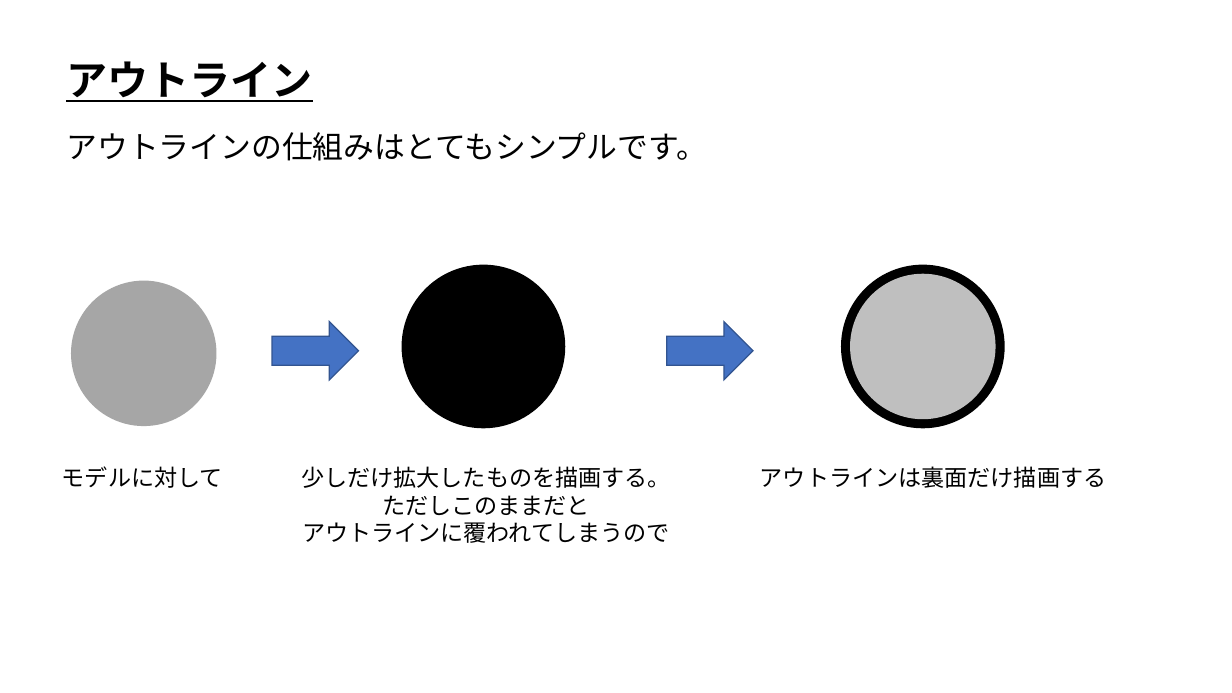
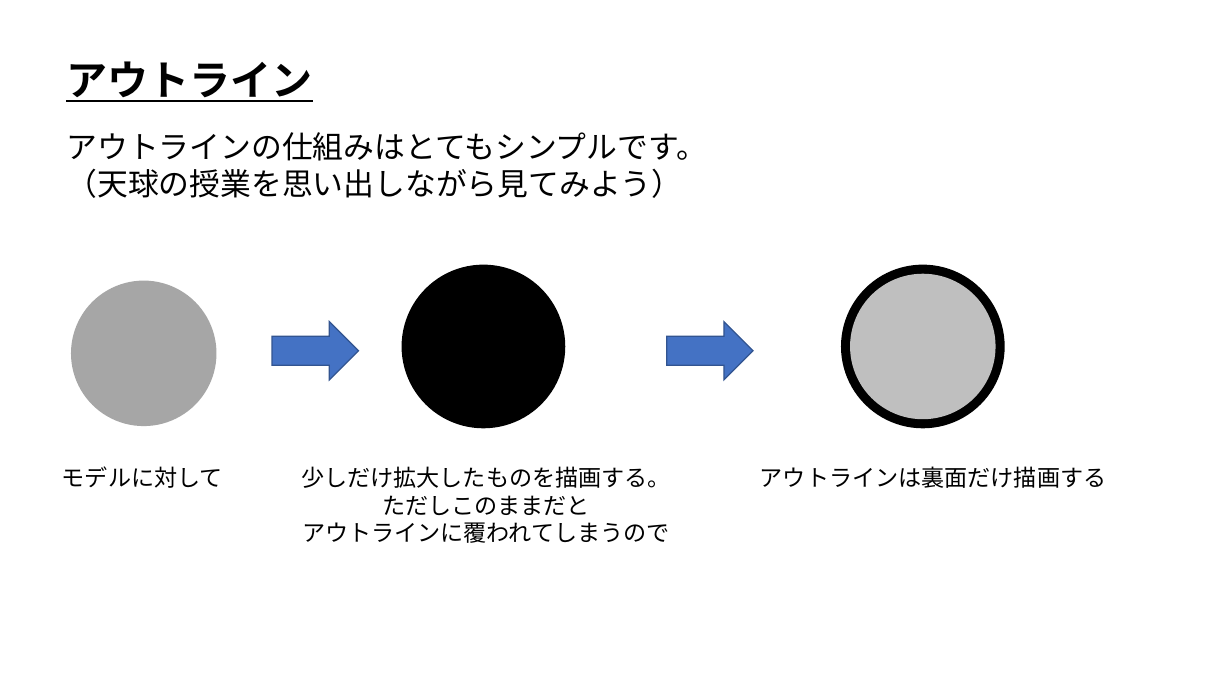
Before and after one commit to ArakiYusuke-Ohara/Textbook, a slide deck: slide 8 of ゲーム科2年/01_後期/ゲームプログラミング応用Ⅰ/09_複数Passでアウトライン.pptx. Drawn at 1232x693 pixels with LibreOffice and Linux fonts; fonts in the diff are those of the drawing. Boxes give left, top, right and bottom in pixels: in the first picture for what was removed or moved away, otherwise in the second. Text is boxed around its words. In the diff, an @@ line names an element or a change of style, - is before the commit and + after.

```diff
--- a/ゲーム科2年/01_後期/ゲームプログラミング応用Ⅰ/09_複数Passでアウトライン.pptx
+++ b/ゲーム科2年/01_後期/ゲームプログラミング応用Ⅰ/09_複数Passでアウトライン.pptx
@@ text at [66,168,682,198]: paragraph added @@
+（天球の授業を思い出しながら見てみよう）
```
Also in this commit, not shown: 4 other files.
